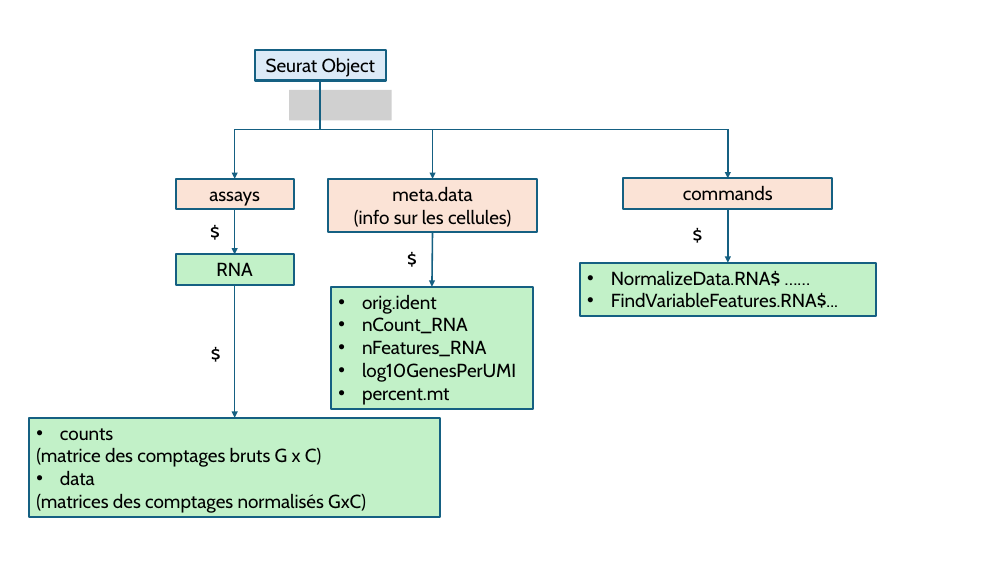
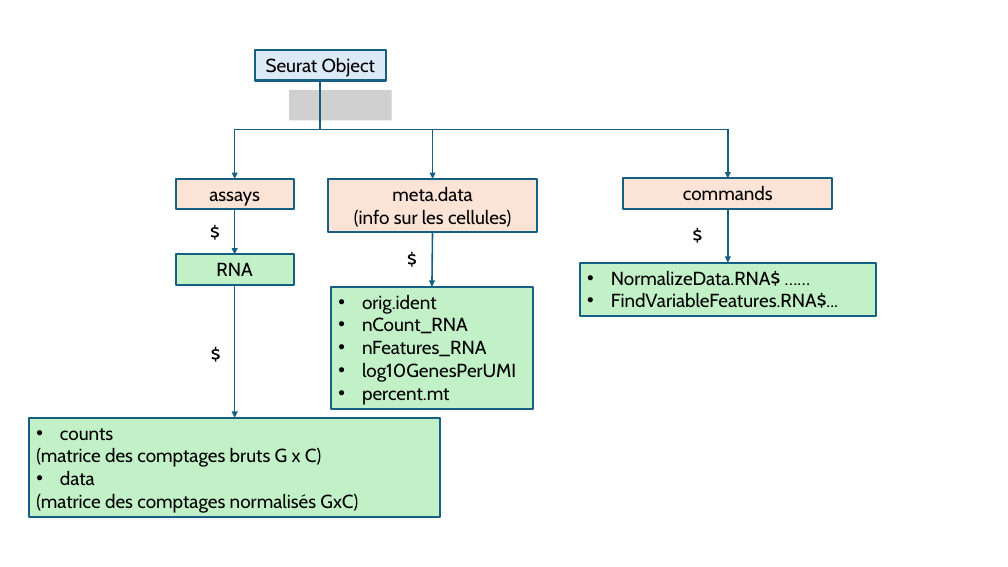
Before and after one commit to rochevin/FormationSeurat, a slide deck: slide 5 of Cours/images/Sources_schemes.pptx. Drawn at 1008x567 pixels with LibreOffice and Linux fonts; fonts in the diff are those of the drawing; grey boxes stand for pictures. Boxes give left, top, right and bottom in pixels: in the first picture for what was removed or moved away, otherwise in the second. Text is boxed around its words. In the diff, an @@ line names an element or a change of style, - is before the commit and + after.

```diff
--- a/Cours/images/Sources_schemes.pptx
+++ b/Cours/images/Sources_schemes.pptx
@@ text in rectangle at bbox=[36, 493, 358, 513]: text changed @@
-(matrices des comptages normalisés GxC)
+(matrice des comptages normalisés GxC)
```
Also in this commit, not shown: 1 other slide changed, 3 slides added, 5 other files.
